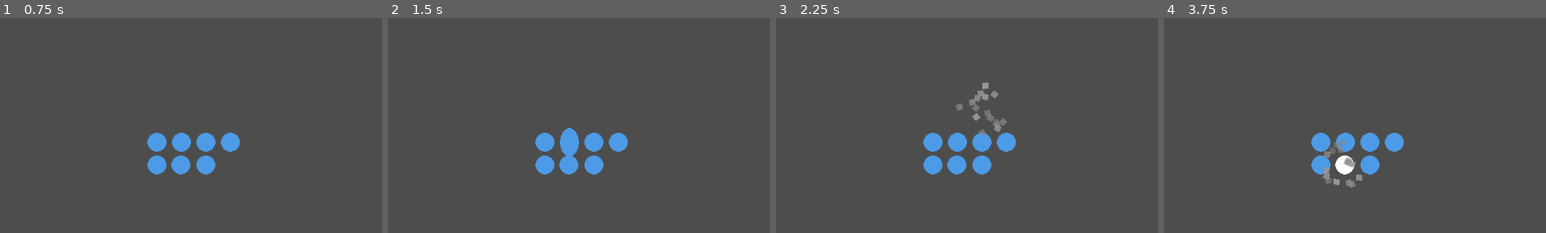
Above: before the commit, frames 1-4 (left to right).
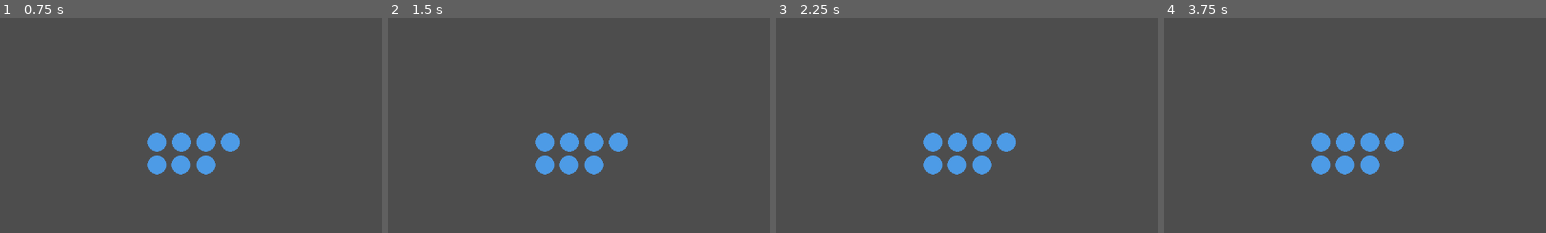
Above: after the commit, the same moments.

Repository: PotatoSackGames/PSGodotTemplateRepo
Game: Godot game, scene res://test_effects.tscn
Same seed, same stepped clock (60 frames per second), same inputs: the game is played once before the commit and once after it.
Inputs (mouse positions are % of the whole screen's width and height, from its top left):
- Up to frame 1 (0.75 s): tap Enter at 0.5 s; move the mouse to (72, 45) at 0.52 s; hold Right (ui_right) from 0.53 s (still down); click (72, 45) at 0.67 s
- Up to frame 2 (1.5 s): keep holding Right (ui_right); tap Space at 1.25 s; move the mouse to (30, 55) at 1.27 s
- Up to frame 3 (2.25 s): tap Enter at 2 s; move the mouse to (60, 28) at 2.02 s; release Right (ui_right) at 2.03 s; hold Left (ui_left) from 2.03 s (still down)
- Up to frame 4 (3.75 s): move the mouse to (45, 70) at 2.77 s; release Left (ui_left) at 2.78 s; hold Right (ui_right) from 2.78 s (still down); click (45, 70) at 2.92 s; move the mouse to (80, 65) at 3.52 s
The pictures show only the part of the screen within x 26-76%, y 21-71%; the shares and areas given below are measured in that part.

Frame 1 is identical in both runs. In frame 2, 0.2% of the frame differs, in the area x 45-50%, y 51-65%; in frame 3, 0.7%; in frame 4, 0.8%, in the area x 41-52%, y 56-80%.
Error after the commit: Parse Error: Preload file "res://toolkit/nodes/effects/parallel_effect.tscn" does not exist. (res://toolkit/singletons/SpecialEffects.gd:38)

Commit message:
Fix tests and add parallel effect in SpecialEffects singleton

Diff:
--- a/test.gd
+++ b/test.gd
@@ -15,9 +15,8 @@
 	await try_effect(preload("res://toolkit/nodes/effects/round_hit.tscn"), $RoundHit, .60)
 
 	effects = [preload("res://toolkit/nodes/effects/round_hit.tscn"), preload("res://toolkit/nodes/effects/explosion.tscn"), preload("res://toolkit/nodes/effects/damage.tscn")]
-	effect_times = [.6, 1.0, .5]
-	await try_multiple_effects(effects, effect_times, $DamageCombo)
-	await try_effect(preload("res://toolkit/nodes/effects/hit_stop.tscn"), $HitStop, .55)
+	await try_multiple_parallel_effects(effects, 1.0, $DamageCombo)
+	await try_effect(preload("res://toolkit/nodes/effects/hit_stop.tscn"), $HitStop, .71)
 #	await get_tree().create_timer(5.0).timeout
 #	await Music.change_music(Music.EDMStream, 3.0)
 #	await Music.change_music(Music.EDMStream, 3.0)
@@ -31,3 +30,7 @@
 func try_effect(effect_scene, node, with_time = .2) -> void:
 	SpecialEffects.add_temporary_effect_to(effect_scene, with_time, node)
 	await get_tree().create_timer(0.4).timeout
+
+func try_multiple_parallel_effects(effect_scenes : Array[PackedScene], max_time : float, node) -> void:
+	SpecialEffects.add_temporary_parallel_multi_effect_to(effect_scenes, max_time, node)
+	await get_tree().create_timer(max_time + .1).timeout
--- a/toolkit/singletons/SpecialEffects.gd
+++ b/toolkit/singletons/SpecialEffects.gd
@@ -1,6 +1,6 @@
 extends Node
 
-# Use thse functions to add special effects to your game that go away after a period of time;
+# Use these functions to add special effects to your game that go away after a period of time;
 # this ensures that you won't have to create a bunch of custom timers for your temporary special effects.
 # Note that the in_time variable and in_times below require it be somewhere around close to the total
 # time of your special effect, or the individual times of each special effect (in the multi-effect case).
@@ -30,3 +30,17 @@
 	node.add_child(detachable)
 	detachable.TimeToComplete = total_time
 	serial_effect.start_effect(node)
+
+
+# A multi-effect adds a set of effects that act in parallel, finishing after the time has elapsed.
+static func add_temporary_parallel_multi_effect_to(effect_scenes : Array[PackedScene], in_time, node) -> void:
+	var detachable = Detachable.new()
+	var parallel_effect = preload("res://toolkit/nodes/effects/parallel_effect.tscn").instantiate()
+
+	for i in effect_scenes.size():
+		parallel_effect.add_effect(effect_scenes[i])
+
+	detachable.add_child(parallel_effect)
+	node.add_child(detachable)
+	detachable.TimeToComplete = in_time
+	parallel_effect.start_effect(node)
